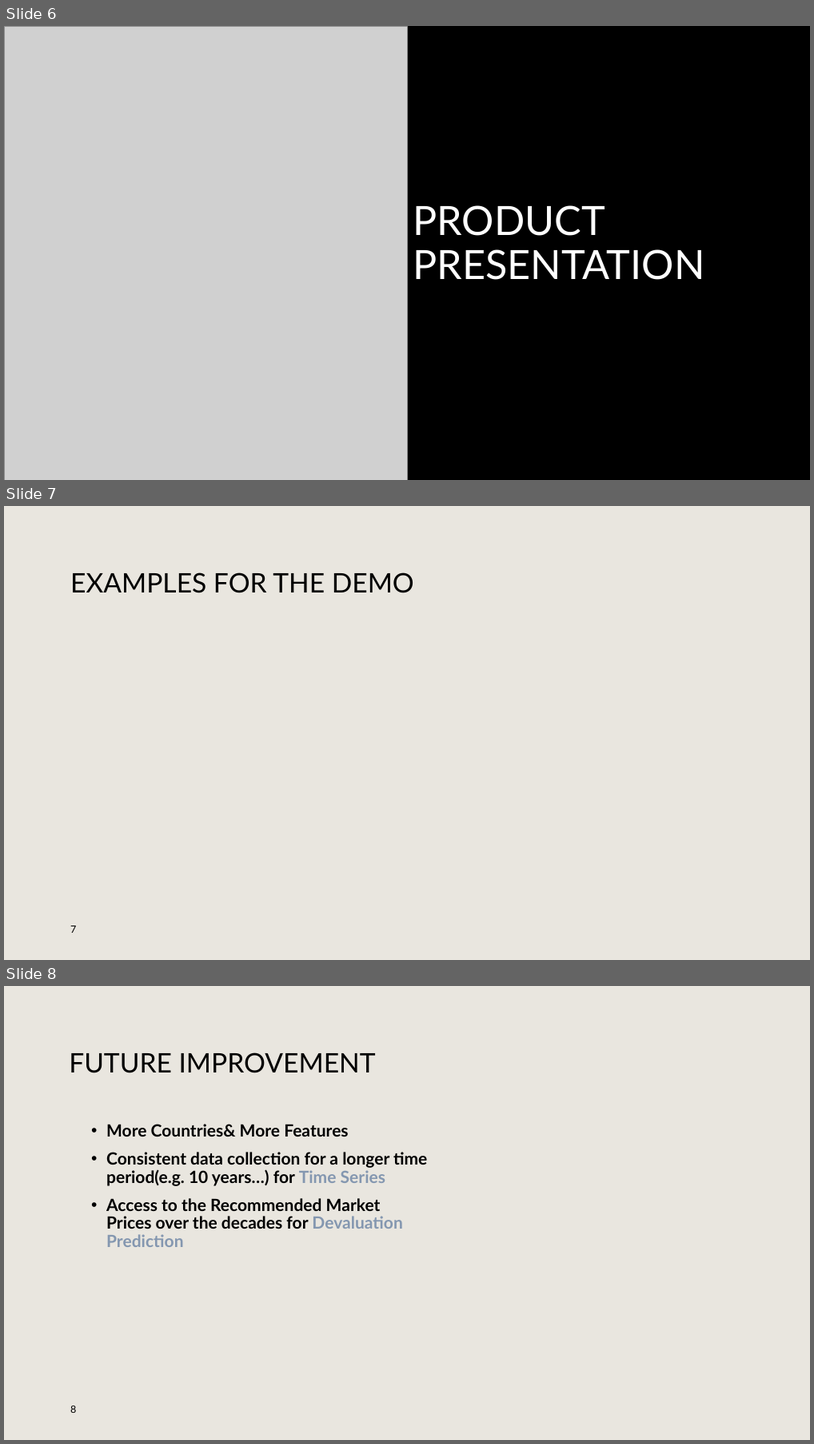
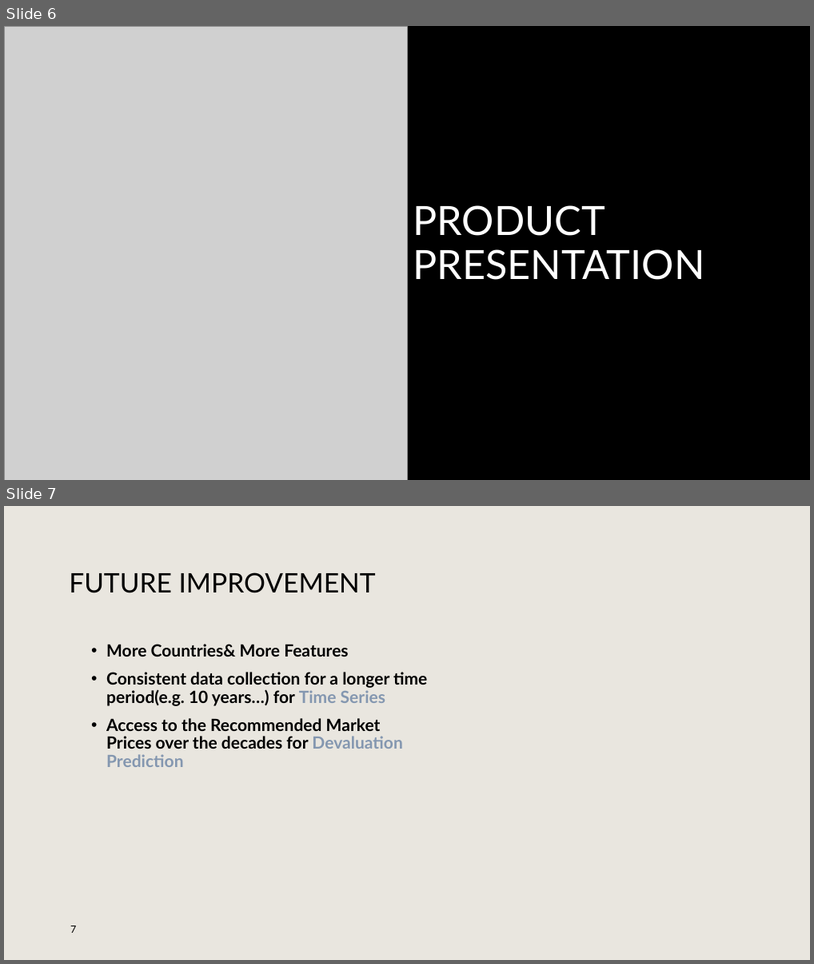
Before and after one commit to RuoxiHou/used_car_price_predictor, a slide deck: Used Car Price Predictor (Europe).pptx. Shown one above the other, each under a label of ours: slides 6, 7 and 8 before the commit, slides 6 and 7 after it. The pictures are 814x1444 and 814x964 pixels, drawn with LibreOffice and Linux fonts; fonts in the diff are those of the drawing; grey boxes stand for pictures; background and template pictures are left out. Boxes give left, top, right and bottom in pixels: in the first picture for what was removed or moved away, otherwise in the second. Text is boxed around its words. In the diff, an @@ line names an element or a change of style, - is before the commit and + after.

```diff
--- a/Used Car Price Predictor (Europe).pptx
+++ b/Used Car Price Predictor (Europe).pptx
@@ slide 7 removed at (x1=4, y1=506, x2=810, y2=960), background #E9E6DF @@
@@ title removed at (x1=70, y1=572, x2=414, y2=593) @@
-EXAMPLES FOR THE DEMO
@@ page number removed at (x1=70, y1=925, x2=76, y2=932) @@
-7
@@ what was slide 8 is now slide 7 @@
@@ page number at (x1=70, y1=925, x2=76, y2=932): text changed @@
-8
+7
```
Also in this commit, not shown: 1 slide changed.
